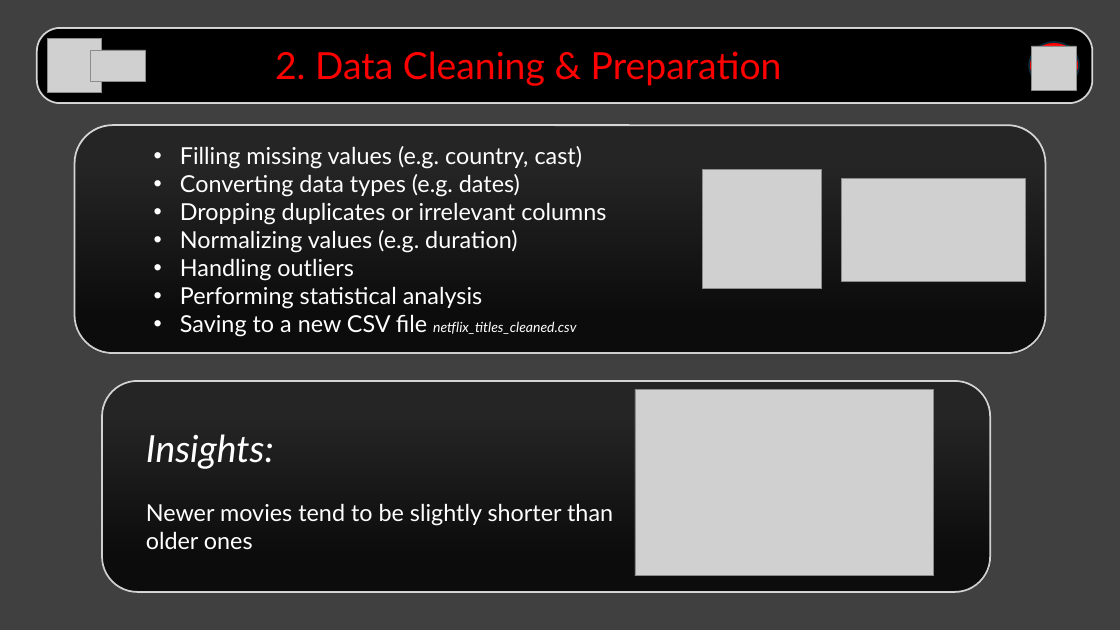
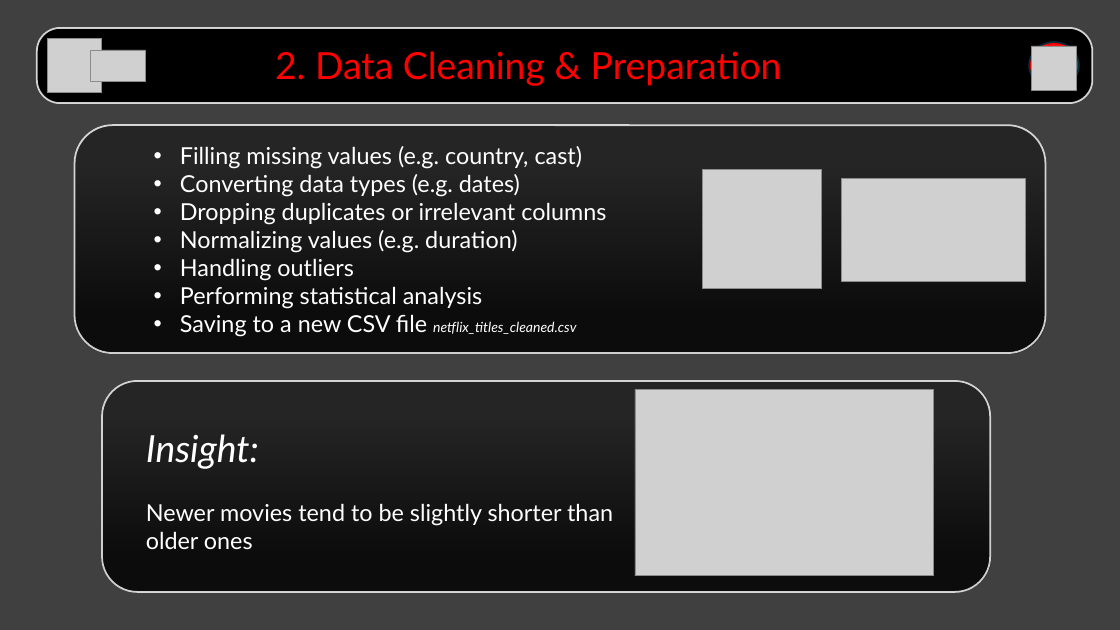
Before and after one commit to Shirel25/Netflix-Dashboard-Analysis, a slide deck: slide 5 of 6_presentation/Presentation/Presentation.pptx (slide 4 before the commit). Drawn at 1120x630 pixels with LibreOffice and Linux fonts; fonts in the diff are those of the drawing; grey boxes stand for pictures; background and template pictures are left out. Boxes give left, top, right and bottom in pixels: in the first picture for what was removed or moved away, otherwise in the second. Text is boxed around its words. In the diff, an @@ line names an element or a change of style, - is before the commit and + after.

```diff
--- a/6_presentation/Presentation/Presentation.pptx
+++ b/6_presentation/Presentation/Presentation.pptx
@@ text at box(146, 434, 259, 469): text changed @@
-Insights:
+Insight:
```
Also in this commit, not shown: 1 other slide changed, 2 slides added, 1 slide removed.
